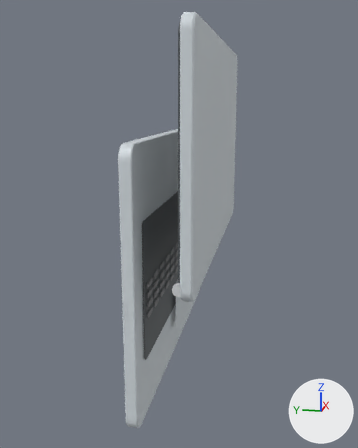
An edit to the glTF model site/models/macbook-air-15.glb, drawn before and after from the same camera.
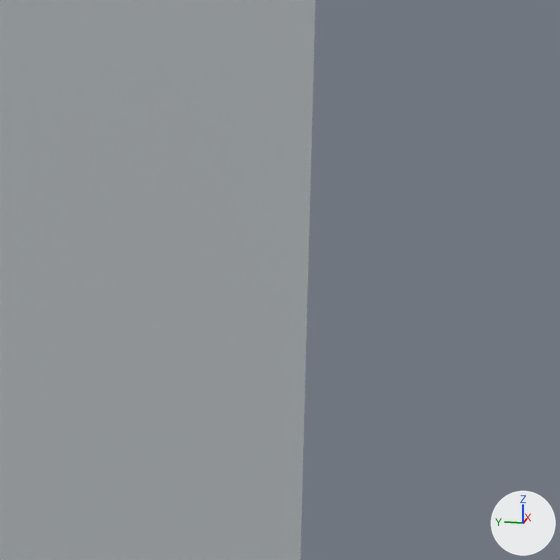
The first picture shows the older version from a 50 mm camera at (-4.31, -0.75, 1.24) aimed at (-0.07, 0.1, 0.18). The close-ups show the older and then the newer version on the part from 54% to 76% of the width and 16% to 33% of the height of that picture. Only the edits that show in the close-ups are written down. The axes (+X, +Y, +Z) are drawn at lower right. The lights are the same throughout. Where no turn or scale is listed for an object, it has been applied to the vertices.

The older version as bpy lines, for what is in view:
```python
me_macbook_air_15__mesh055 = bpy.data.meshes.new('macbook-air-15__mesh055')
me_macbook_air_15__mesh055.from_pydata(...)  # 178 vertices, 352 faces; spans x -1.42..1.42, y -0.26..-0.18, z -0.01..1.74
me_macbook_air_15__mesh055.materials.append(mat_defaultmaterial_055)
ob_macbook_air_15__n055 = bpy.data.objects.new('macbook-air-15__n055', me_macbook_air_15__mesh055)
ob_macbook_air_15__n055.location = (0.0, 0.0, 0.0)
```
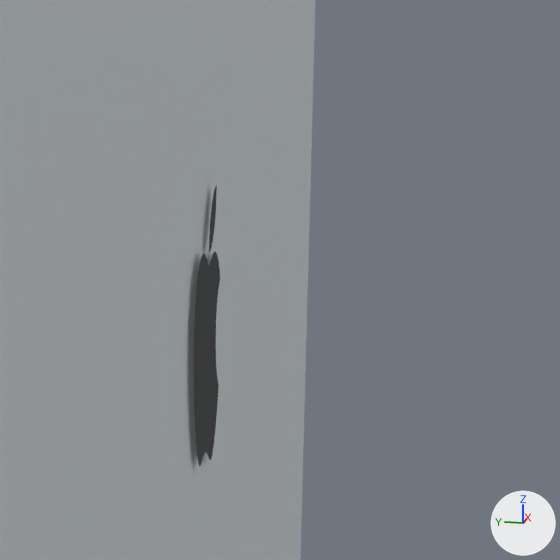
What differs and where, as boxes (x1, y1, x2, y2) in the close-ups (560 x 560 px):
'macbook-air-15__optical_v5_00', added
    after: (194, 185, 220, 466)

The change, as a diff of the scene's bpy script:
```diff
--- a/site/models/macbook-air-15.glb.py
+++ b/site/models/macbook-air-15.glb.py
@@ img_image_0 @@
+img_image_0 = load_image('Image_0', '_unpacked/Image_0', 512, 512, 'sRGB')
@@ mat_photo_projected_device_mark @@
+mat_photo_projected_device_mark = principled_material('photo_projected_device_mark')
+mat_photo_projected_device_mark.texture = img_image_0  # with its transparency
+mat_photo_projected_device_mark.roughness = 1.0
@@ me_macbook_air_15__optical_v5_00 @@
+me_macbook_air_15__optical_v5_00.from_pydata(...)  # 4 vertices, 2 faces; spans x -0.18..0.18, y -0.268, z 0.94..1.3
+me_macbook_air_15__optical_v5_00.materials.append(mat_photo_projected_device_mark)  # picture img_image_0
@@ ob_macbook_air_15__optical_v5_00 @@
+ob_macbook_air_15__optical_v5_00 = bpy.data.objects.new('macbook-air-15__optical_v5_00', me_macbook_air_15__optical_v5_00)
+ob_macbook_air_15__optical_v5_00.location = (0.0, 0.0, 0.0)
```
